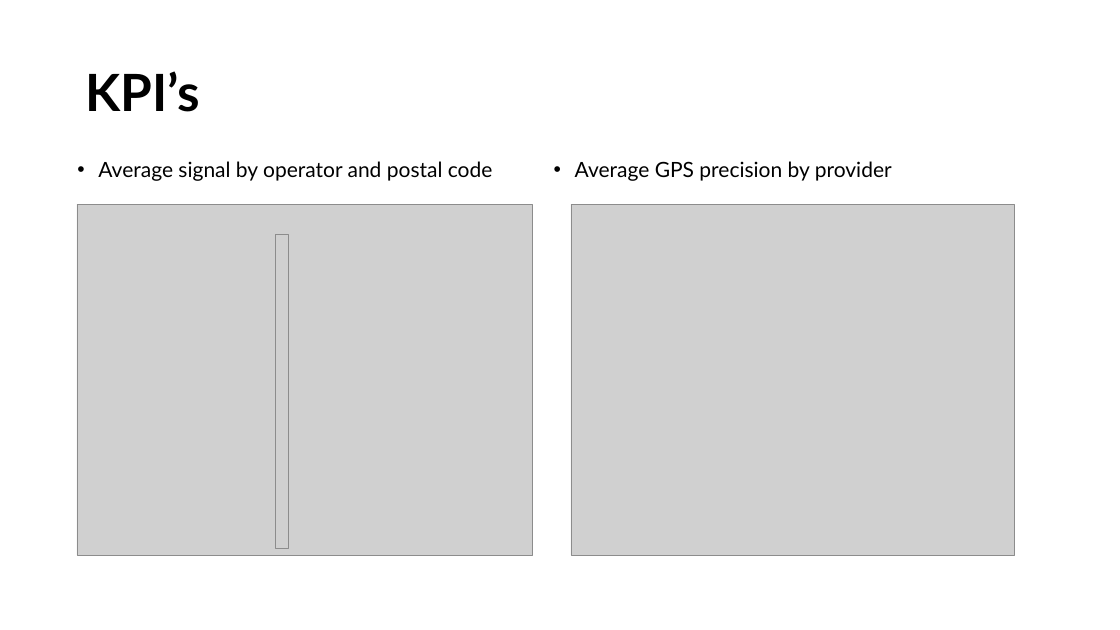
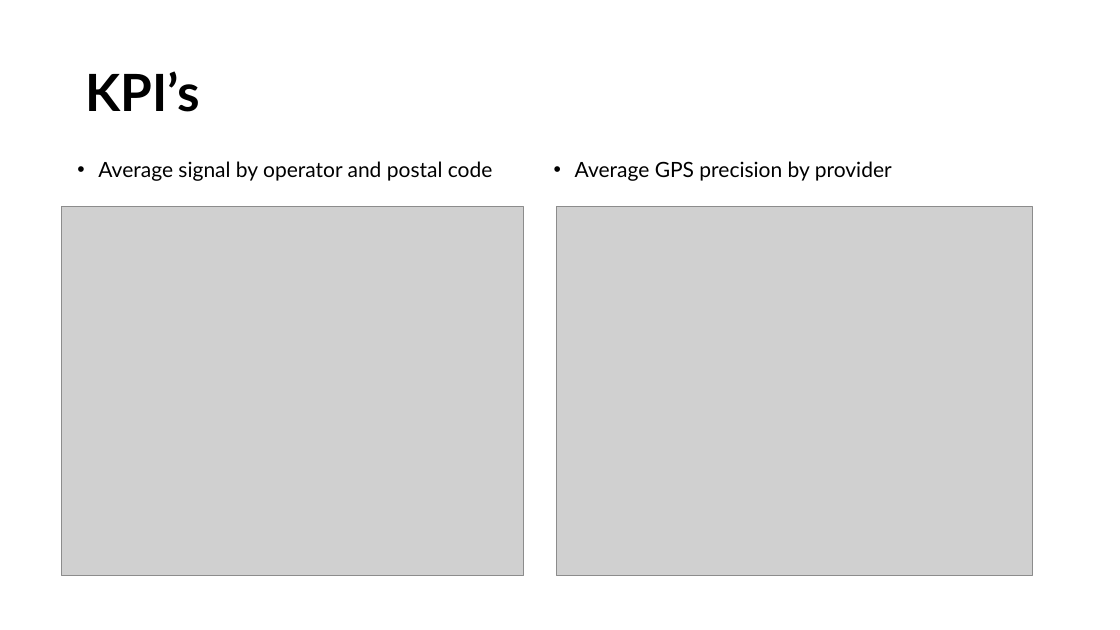
Before and after one commit to Sahanaaa05/DataForge, a slide deck: slide 14 of DataForge-(SignalStream).pptx. Drawn at 1120x630 pixels with LibreOffice and Linux fonts; fonts in the diff are those of the drawing; grey boxes stand for pictures. Boxes give left, top, right and bottom in pixels: in the first picture for what was removed or moved away, otherwise in the second. Text is boxed around its words. In the diff, an @@ line names an element or a change of style, - is before the commit and + after.

```diff
--- a/DataForge-(SignalStream).pptx
+++ b/DataForge-(SignalStream).pptx
@@ picture: place and size @@
-picture at <box>77,204,533,555</box>
+picture at <box>61,207,523,576</box>
@@ picture: place and size @@
-picture at <box>571,204,1014,555</box>
+picture at <box>556,207,1033,576</box>
@@ picture removed at <box>276,234,289,549</box> @@
```
Also in this commit, not shown: 8 other slides changed, 5 other files.
